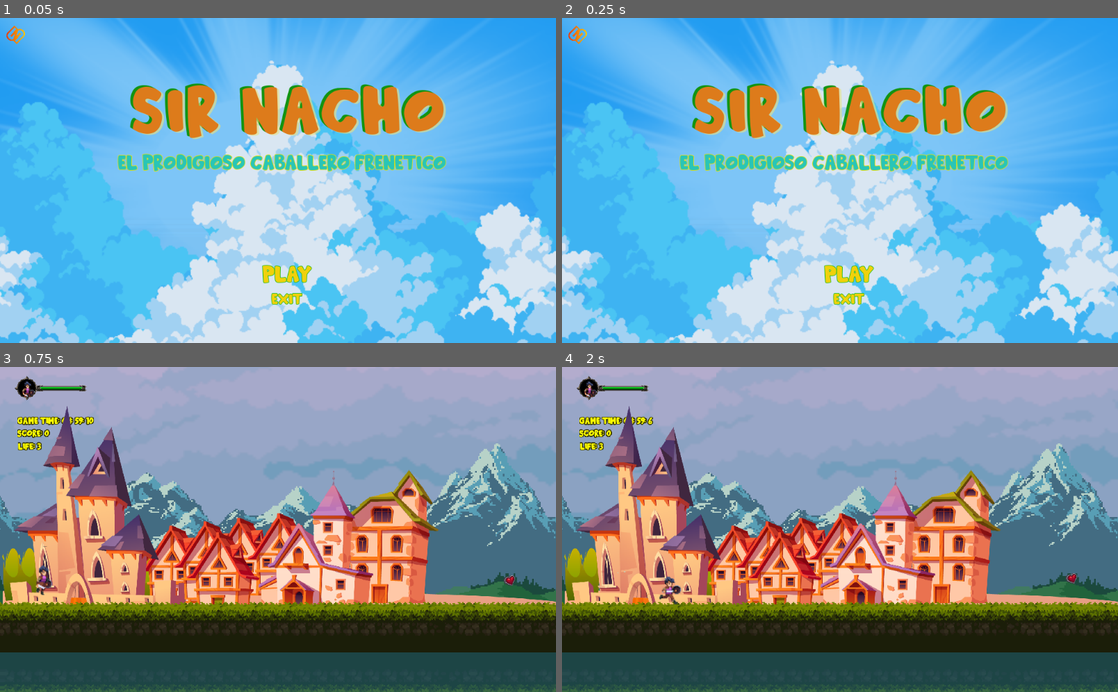
Above: before the commit, frames 1-4 (two rows, left to right).
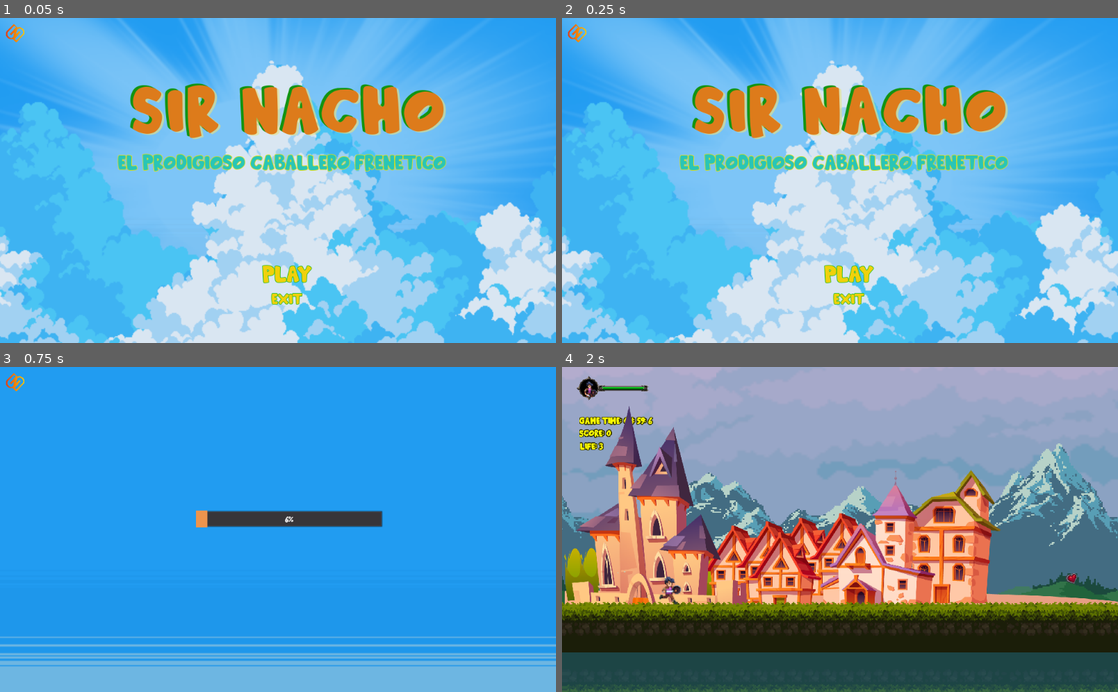
Above: after the commit, the same moments.

Repository: EsperanzaLibre/Proyecto_Final
Game: Godot game, scene res://Scenes/Menu.tscn
Two runs of this game, one before a commit and one after it. Both use one fixed random seed, a clock stepped at 60 frames per second and the inputs below. The engine's default icon, where the game draws it, is replaced by a stand-in: a white triangle on a blue panel in a dark square.
Inputs:
- Up to frame 1 (0.05 s): no input
- Up to frame 2 (0.25 s): no input
- Up to frame 3 (0.75 s): click "Play" at 0.5 s
- Up to frame 4 (2 s): tap Enter (ui_accept) at 1.25, 1.52 s; hold Right (ui_right) from 1.28 s (still down); tap R at 1.35 s

The runs differ from the first frame. In frame 1, 0.1% of the frame differs, in the area x 1-5%, y 1-9%; in frame 2, 0.1%; in frame 3, 100%, in the area x 0-100%, y 0-100%; in frame 4, nothing differs.

Commit message:
Ceacion-scena-loading
Se creo la escena load para pasar desde el menu al primer level

Diff:
--- a/Scenes/Levels/Level.tscn
+++ b/Scenes/Levels/Level.tscn
@@ -448,6 +448,20 @@
 28/shape_one_way_margin = 0.0
 28/shapes = [  ]
 28/z_index = 0
+29/name = "tileassets1.png 29"
+29/texture = ExtResource( 9 )
+29/tex_offset = Vector2( 0, 0 )
+29/modulate = Color( 1, 1, 1, 1 )
+29/region = Rect2( 0, 578, 224, 64 )
+29/tile_mode = 0
+29/occluder_offset = Vector2( 0, 0 )
+29/navigation_offset = Vector2( 0, 0 )
+29/shape_offset = Vector2( 0, 0 )
+29/shape_transform = Transform2D( 1, 0, 0, 1, 0, 0 )
+29/shape_one_way = false
+29/shape_one_way_margin = 0.0
+29/shapes = [  ]
+29/z_index = 0
 
 [sub_resource type="RectangleShape2D" id=52]
 extents = Vector2( 6155.25, 25 )
@@ -494,7 +508,7 @@
 render_priority = 4
 shader = SubResource( 38 )
 shader_param/scale = Vector2( 192.891, 4.5 )
-shader_param/zoom = 1.18921
+shader_param/zoom = 2.11893
 shader_param/water_color = Color( 0.121569, 0.392157, 0.458824, 0.556863 )
 shader_param/distortion_scale = Vector2( 0.1, 0.1 )
 shader_param/intensity = 0.07
@@ -595,7 +609,7 @@
 cell_size = Vector2( 32, 32 )
 show_collision = true
 format = 1
-tile_data = PoolIntArray( 721363, 13, 0, 721364, 21, 0, 786895, 22, 0, 852030, 1, 0, 852031, 0, 0, 852033, …(32151 unchanged characters)…
+tile_data = PoolIntArray( 655827, 536870924, 0, 655828, 12, 0, 721363, 28, 0, 721364, 21, 0, 786895, 22, 0, 786899, 1073741840, 0, 852030, 1, 0, 852031, 0, 0, 852033, …(32151 unchanged characters)…
 
 [node name="AreaDead" type="Area2D" parent="Floor"]
 position = Vector2( 0, 85 )
--- a/Scenes/Menu.tscn
+++ b/Scenes/Menu.tscn
@@ -50,6 +50,11 @@
 position = Vector2( 520, 292 )
 scale = Vector2( 2.169, 1.5365 )
 texture = ExtResource( 9 )
+
+[node name="Icon" type="Sprite" parent="."]
+position = Vector2( 28, 28 )
+scale = Vector2( 0.042623, 0.0427097 )
+texture = ExtResource( 3 )
 
 [node name="ParallaxLayer" type="ParallaxLayer" parent="."]
 motion_scale = Vector2( 0.5, 0 )
@@ -109,11 +114,6 @@
 "_editor_description_": "Exit"
 }
 
-[node name="Icon" type="Sprite" parent="Menu/VBoxButtons/Exit"]
-position = Vector2( -347.113, -466.938 )
-scale = Vector2( 0.042623, 0.0427097 )
-texture = ExtResource( 3 )
-
 [node name="Titulo" type="Label" parent="Menu"]
 anchor_left = 0.5
 anchor_right = 0.5
--- /dev/null
+++ b/Scenes/loadingScene.gd
@@ -0,0 +1,16 @@
+extends Node
+export var loading_scene_menu= "res://Scenes/Levels/Level.tscn"#guardamos escena
+var load_time = 3 #determinamos tiempo de duracion de la barra de progreso
+onready var tween = $Tween
+
+# Called when the node enters the scene tree for the first time.
+func _ready():
+	tween.interpolate_property($ProgressBar,"value",0,100,load_time,Tween.TRANS_LINEAR,Tween.EASE_OUT)
+	tween.start()
+	pass # Replace with function body.
+
+
+func _on_Tween_tween_all_completed():
+	if loading_scene_menu != null:#en caso que sea null la escena determinada en esta variable aparece esta escena
+		get_tree().change_scene(loading_scene_menu)
+	pass # Replace with function body.
--- /dev/null
+++ b/Scenes/loadingScene.tscn
@@ -0,0 +1,38 @@
+[gd_scene load_steps=7 format=2]
+
+[ext_resource path="res://Assets/fonts/beachday.ttf" type="DynamicFontData" id=1]
+[ext_resource path="res://icon.png" type="Texture" id=2]
+[ext_resource path="res://Scenes/loadingScene.gd" type="Script" id=3]
+[ext_resource path="res://Assets/assets-menu/1.png" type="Texture" id=4]
+
+[sub_resource type="DynamicFont" id=1]
+font_data = ExtResource( 1 )
+
+[sub_resource type="StyleBoxFlat" id=2]
+bg_color = Color( 0.933333, 0.584314, 0.305882, 1 )
+
+[node name="loadingScene" type="Node"]
+script = ExtResource( 3 )
+
+[node name="Bakground" type="Sprite" parent="."]
+position = Vector2( 506, 302.5 )
+scale = Vector2( 1.92361, 2.01543 )
+texture = ExtResource( 4 )
+
+[node name="ProgressBar" type="ProgressBar" parent="."]
+margin_left = 361.0
+margin_top = 265.0
+margin_right = 705.0
+margin_bottom = 296.0
+custom_fonts/font = SubResource( 1 )
+custom_styles/fg = SubResource( 2 )
+value = 50.0
+
+[node name="Tween" type="Tween" parent="."]
+
+[node name="Icon" type="Sprite" parent="."]
+position = Vector2( 28, 28 )
+scale = Vector2( 0.042623, 0.0427097 )
+texture = ExtResource( 2 )
+
+[connection signal="tween_all_completed" from="Tween" to="." method="_on_Tween_tween_all_completed"]
--- a/Scripts/MenuButton.gd
+++ b/Scripts/MenuButton.gd
@@ -1,7 +1,7 @@
 extends Control
 
 func _on_Play_pressed():
-	get_tree().change_scene("res://Scenes/Levels/Level.tscn")
+	get_tree().change_scene("res://scenes/loadingScene.tscn")
 
 func _on_Exit_pressed():
 	get_tree().quit()
